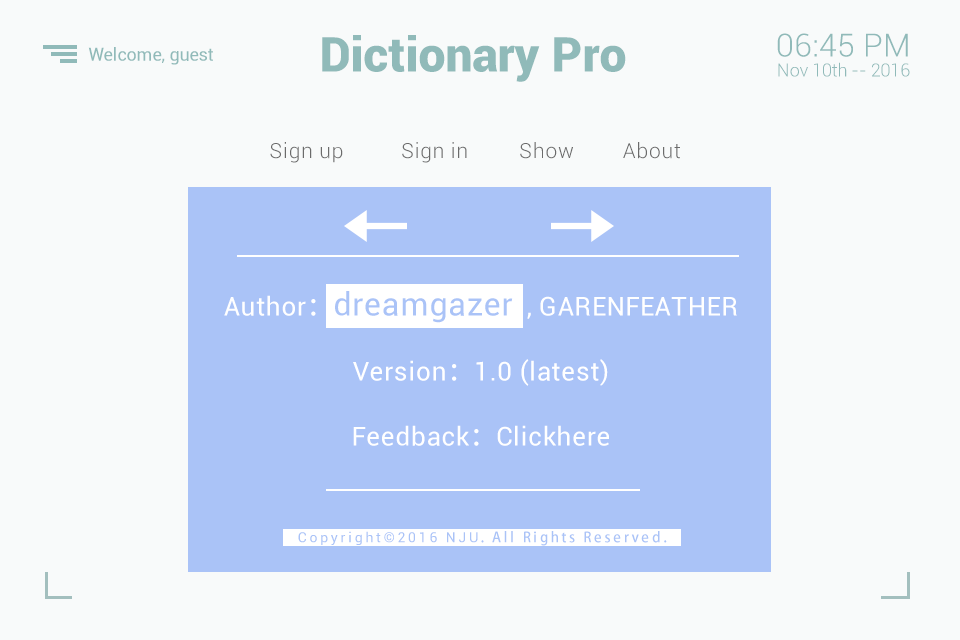
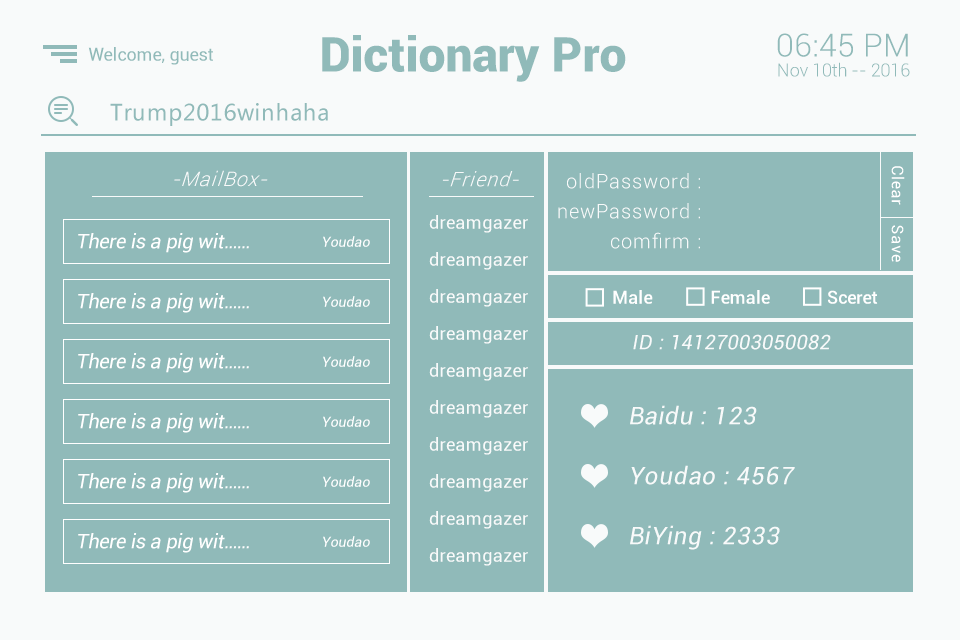
Revision of a layered (960, 640) image; what changed, layer by layer:
added group "searchbase" with 5 layers above "personal_editable" over [left=41, top=96, right=916, bottom=136]
added group "personal_editable" with 20 layers above "friend" over [left=548, top=152, right=913, bottom=592]
added layer "Baidu : 123 Youdao : 4567 BiYing : 2333" in group "personal_editable" over [left=630, top=405, right=795, bottom=550]
added layer "矩形 19 拷贝 3" in group "personal_editable" over [left=548, top=369, right=913, bottom=592]
added layer "矩形 19 拷贝 2" in group "personal_editable" over [left=548, top=322, right=913, bottom=365]
added layer "矩形 19 拷贝" in group "personal_editable" over [left=548, top=275, right=913, bottom=318]
added layer "矩形 19" in group "personal_editable" over [left=548, top=152, right=913, bottom=271]
added group "friend" (2nd of 2) with 14 layers above "mailbox" over [left=410, top=152, right=544, bottom=592]
added group "friend 拷贝 10" with 10 layers in group "friend" over [left=429, top=215, right=528, bottom=566]
added layer "矩形 18" in group "friend" over [left=410, top=152, right=544, bottom=592]
added group "mailbox" with 27 layers above "searchFriend_success" over [left=45, top=152, right=407, bottom=592]
added group "recent1 拷贝 6" with 3 layers in group "mailbox" over [left=63, top=519, right=390, bottom=564]
added layer "矩形 16" (1st of 7, in "mailbox" › "recent1 拷贝 6") in group "recent1 拷贝 6" over [left=63, top=519, right=390, bottom=564]
added group "recent1 拷贝 5" with 3 layers in group "mailbox" over [left=63, top=459, right=390, bottom=504]
added layer "矩形 17" in group "mailbox" over [left=45, top=152, right=407, bottom=592]
hid group "show" (2nd of 2) (9 layers) over [left=188, top=187, right=771, bottom=572]
showed group "signin" (13 layers) over [left=139, top=190, right=814, bottom=546]
hid group "bottom" (4 layers) over [left=45, top=572, right=910, bottom=599]
…and 52 more changes (51 added, 1 visibility)
